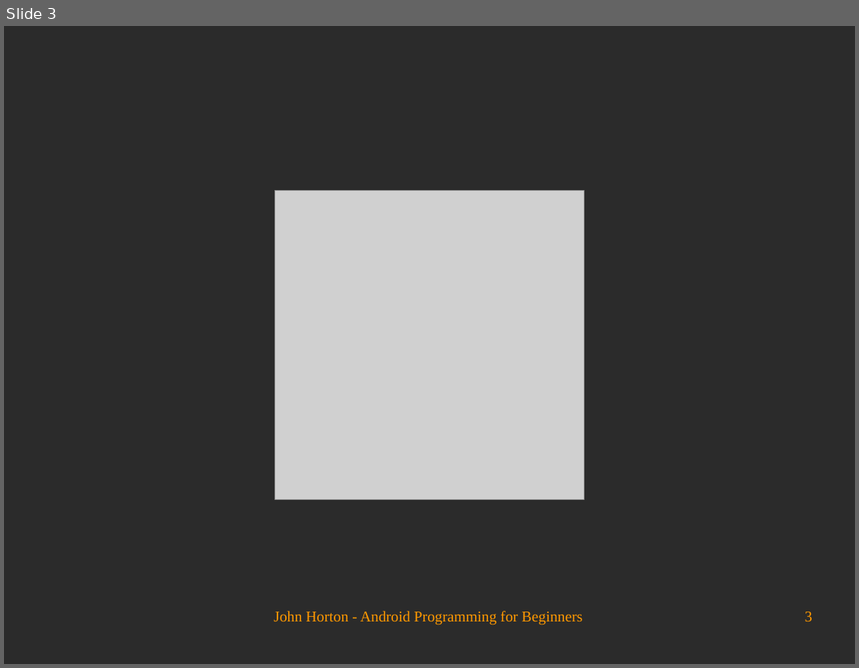
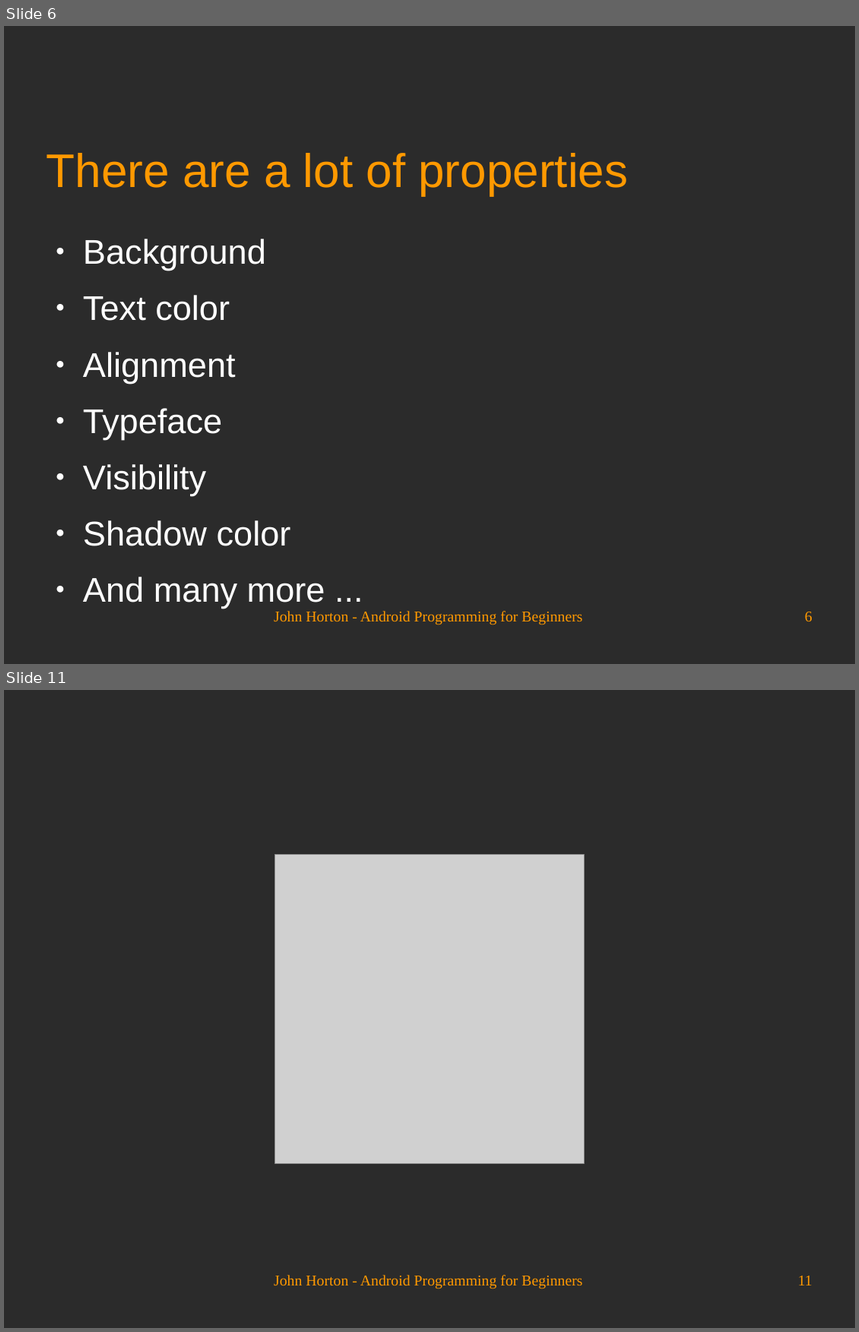
Before and after one commit to Academy-Soft-Intellect/Android-Programming-for-Beginners, a slide deck: 04_Designing_Layouts.odp. Shown one above the other, each under a label of ours: slide 3 before the commit, slides 6 and 11 after it; the slides between them are not shown. The pictures are 859x668 and 859x1332 pixels, drawn with LibreOffice and Linux fonts; fonts in the diff are those of the drawing; grey boxes stand for pictures; background and template pictures are left out; a plain dark background stands for a picture behind light text. Boxes give left, top, right and bottom in pixels: in the first picture for what was removed or moved away, otherwise in the second. Text is boxed around its words. In the diff, an @@ line names an element or a change of style, - is before the commit and + after.

```diff
--- a/04_Designing_Layouts.odp
+++ b/04_Designing_Layouts.odp
@@ slide 6 added at (x1=4, y1=26, x2=855, y2=664), background picture (left out) @@
@@ title added at (x1=47, y1=153, x2=628, y2=195), 44 pt, text #FF9900 @@
+There are a lot of properties
@@ text added at (x1=83, y1=239, x2=325, y2=609), 32 pt, text #FFFFFF @@
+● Background
+● Text color
+● Alignment
+● Typeface
+● Visibility
+● Shadow color
+● And many more ...
@@ text added at (x1=274, y1=611, x2=582, y2=626), 14 pt, text #FF9900 @@
+John Horton - Android Programming for Beginners
@@ page number added at (x1=805, y1=612, x2=813, y2=622), 14 pt, text #FF9900 @@
+6
@@ what was slide 3 is now slide 11 @@
@@ page number at (x1=798, y1=1276, x2=813, y2=1286): text changed @@
-3
+11
```
Also in this commit, not shown: 2 slides changed, 7 other slides added.
